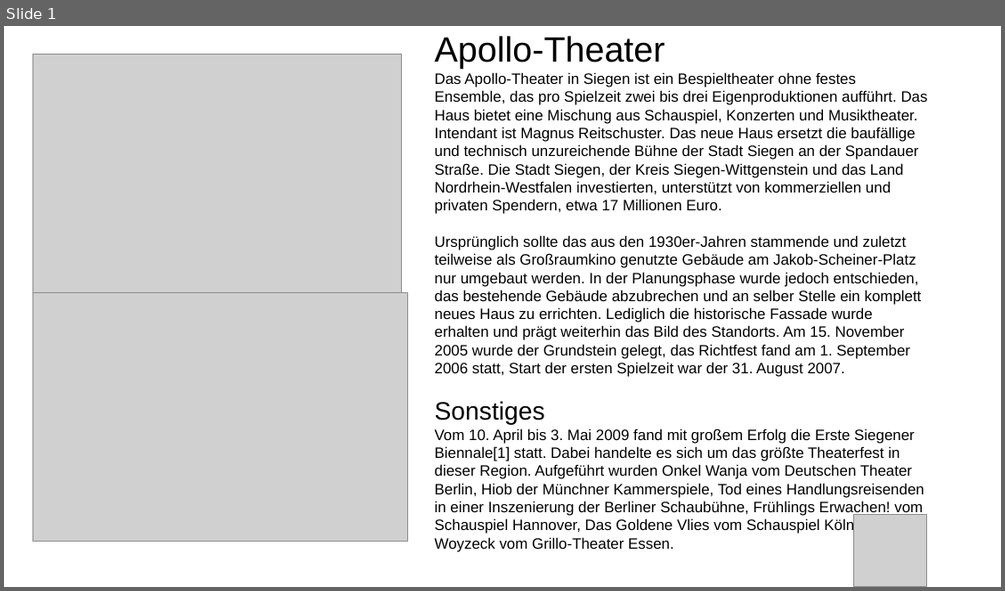
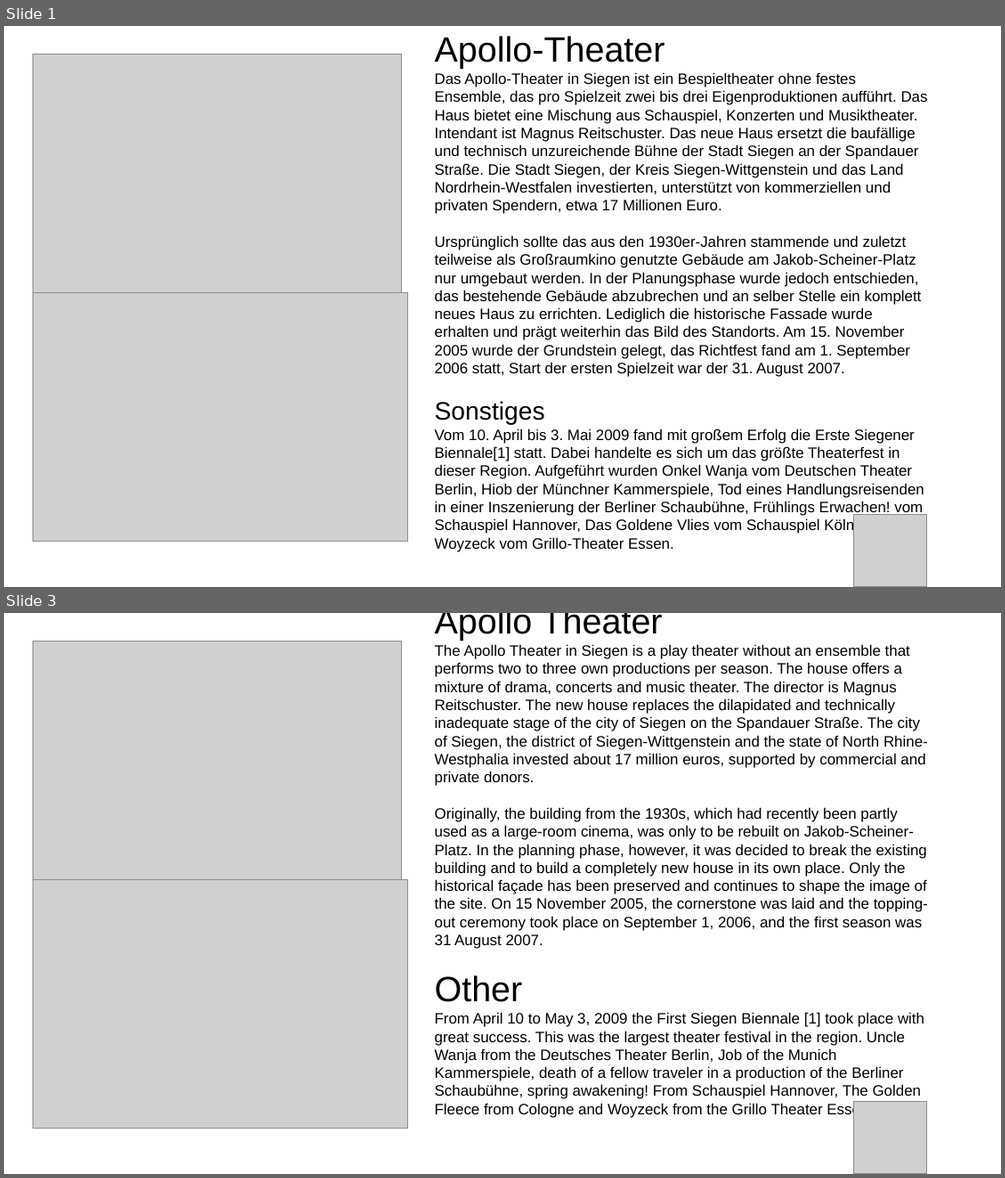
Before and after one commit to FabLabSiegen/zeitraum, a slide deck: Presentation/testpräsentation.odp. Shown one above the other, each under a label of ours: slide 1 before the commit, slides 1 and 3 after it; the slides between them are not shown. The pictures are 1005x591 and 1005x1178 pixels, drawn with LibreOffice and Linux fonts; fonts in the diff are those of the drawing; grey boxes stand for pictures. Boxes give left, top, right and bottom in pixels: in the first picture for what was removed or moved away, otherwise in the second. Text is boxed around its words. In the diff, an @@ line names an element or a change of style, - is before the commit and + after.

```diff
--- a/Presentation/testpräsentation.odp
+++ b/Presentation/testpräsentation.odp
@@ slide 3 added at bbox=[4, 613, 1001, 1174], background #FFFFFF @@
@@ title added at bbox=[435, 613, 928, 1118], 12 pt, text #000000 @@
+Apollo Theater
+The Apollo Theater in Siegen is a play theater without an ensemble that performs two to three own productions per season. The house offers a mixture of drama, concerts and music theater. The director is Magnus Reitschuster. The new house replaces the dilapidated and technically inadequate stage of the city of Siegen on the Spandauer Straße. The city of Siegen, the district of Siegen-Wittgenstein and the state of North Rhine-Westphalia invested about 17 million euros, supported by commercial and private donors.
+Originally, the building from the 1930s, which had recently been partly used as a large-room cinema, was only to be rebuilt on Jakob-Scheiner-Platz. In the planning phase, however, it was decided to break the existing building and to build a completely new house in its own place. Only the historical façade has been preserved and continues to shape the image of the site. On 15 November 2005, the cornerstone was laid and the topping-out ceremony took place on September 1, 2006, and the first season was 31 August 2007.
+Other
+From April 10 to May 3, 2009 the First Siegen Biennale [1] took place with great success. This was the largest theater festival in the region. Uncle Wanja from the Deutsches Theater Berlin, Job of the Munich Kammerspiele, death of a fellow traveler in a production of the Berliner Schaubühne, spring awakening! From Schauspiel Hannover, The Golden Fleece from Cologne and Woyzeck from the Grillo Theater Essen.
@@ picture added at bbox=[33, 641, 402, 879] @@
@@ picture added at bbox=[33, 879, 407, 1128] @@
@@ picture added at bbox=[854, 1102, 927, 1174] @@
```
Also in this commit, not shown: 3 other slides added, 4 slides removed, 1 other file.
